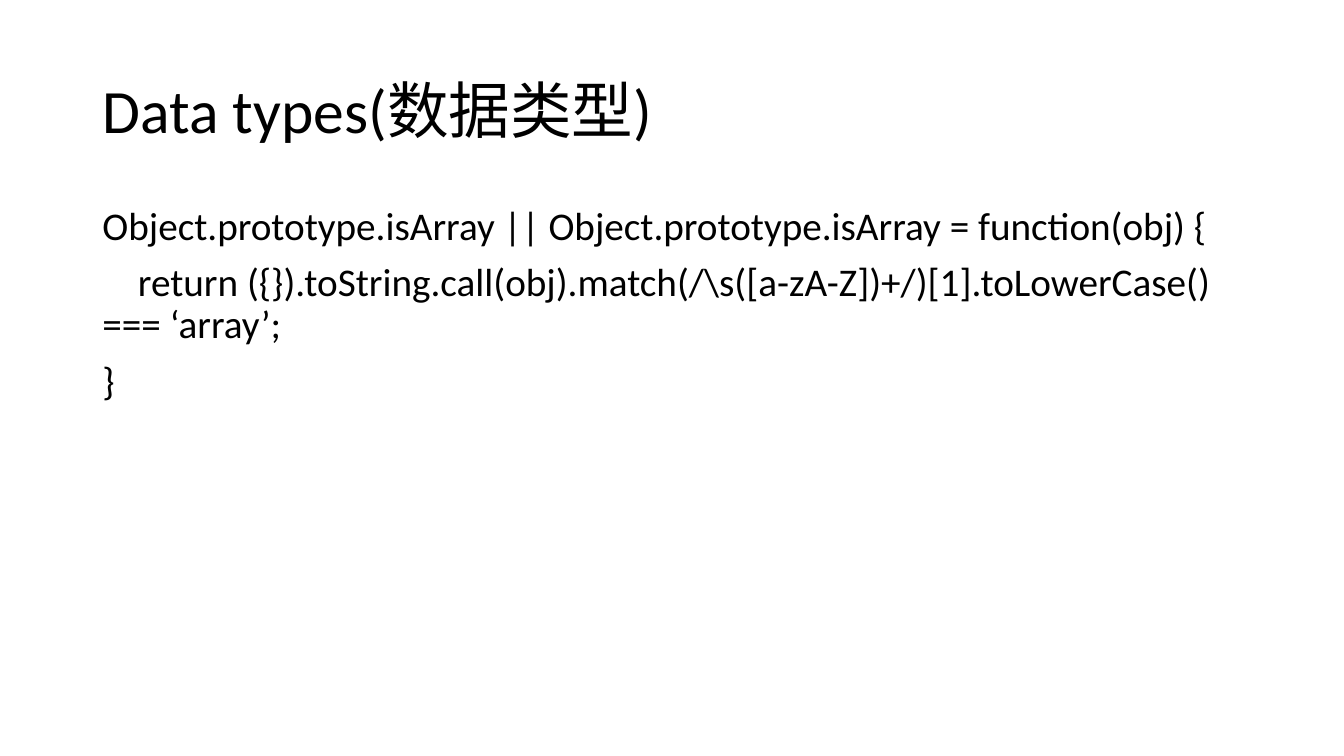
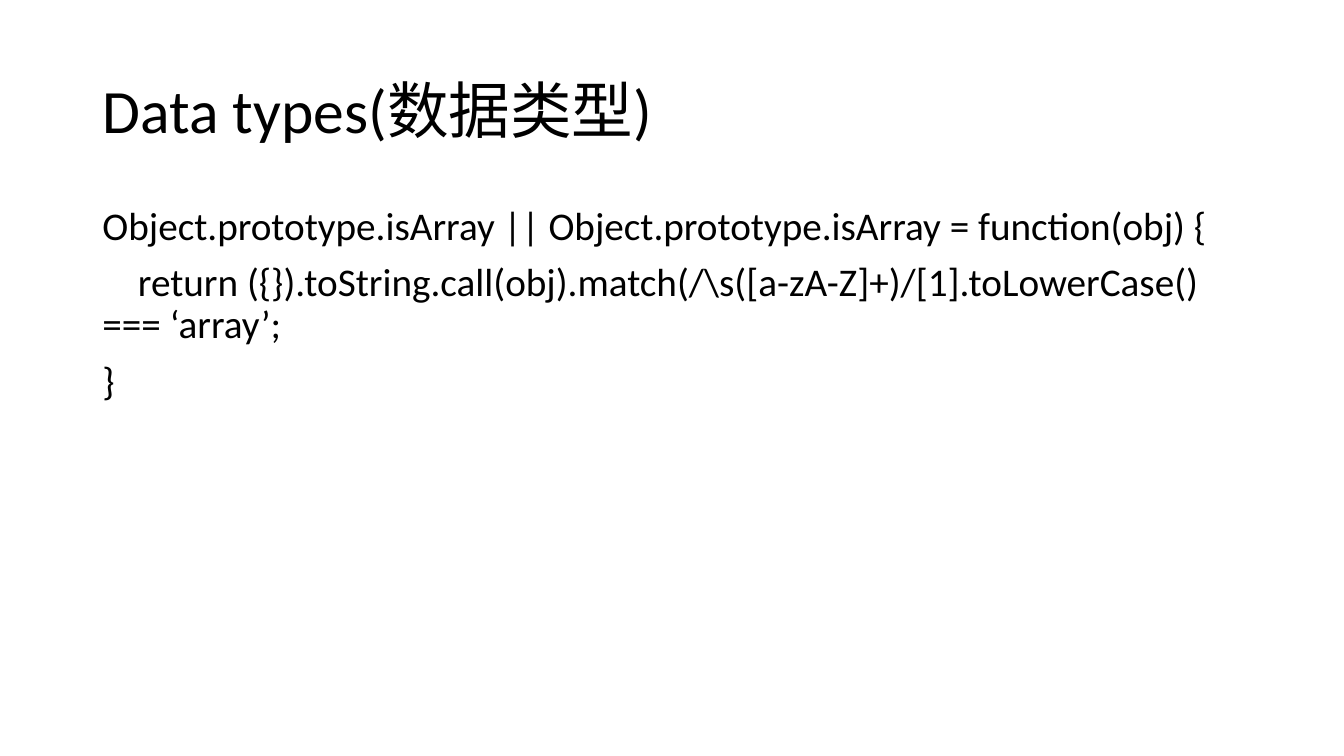
Before and after one commit to logan2013/java8, a slide deck: slide 4 of JavaScript.pptx. Drawn at 1344x756 pixels with LibreOffice and Linux fonts; fonts in the diff are those of the drawing. Boxes give left, top, right and bottom in pixels: in the first picture for what was removed or moved away, otherwise in the second. Text is boxed around its words. In the diff, an @@ line names an element or a change of style, - is before the commit and + after.

```diff
--- a/JavaScript.pptx
+++ b/JavaScript.pptx
@@ text at [138,267,1198,345]: text changed @@
-return ({}).toString.call(obj).match(/\s([a-zA-Z])+/)[1].toLowerCase() === ‘array’;
+return ({}).toString.call(obj).match(/\s([a-zA-Z]+)/[1].toLowerCase() === ‘array’;
```
Also in this commit, not shown: 6 other slides changed, 1 slide added, 1 slide removed, 25 other files.
